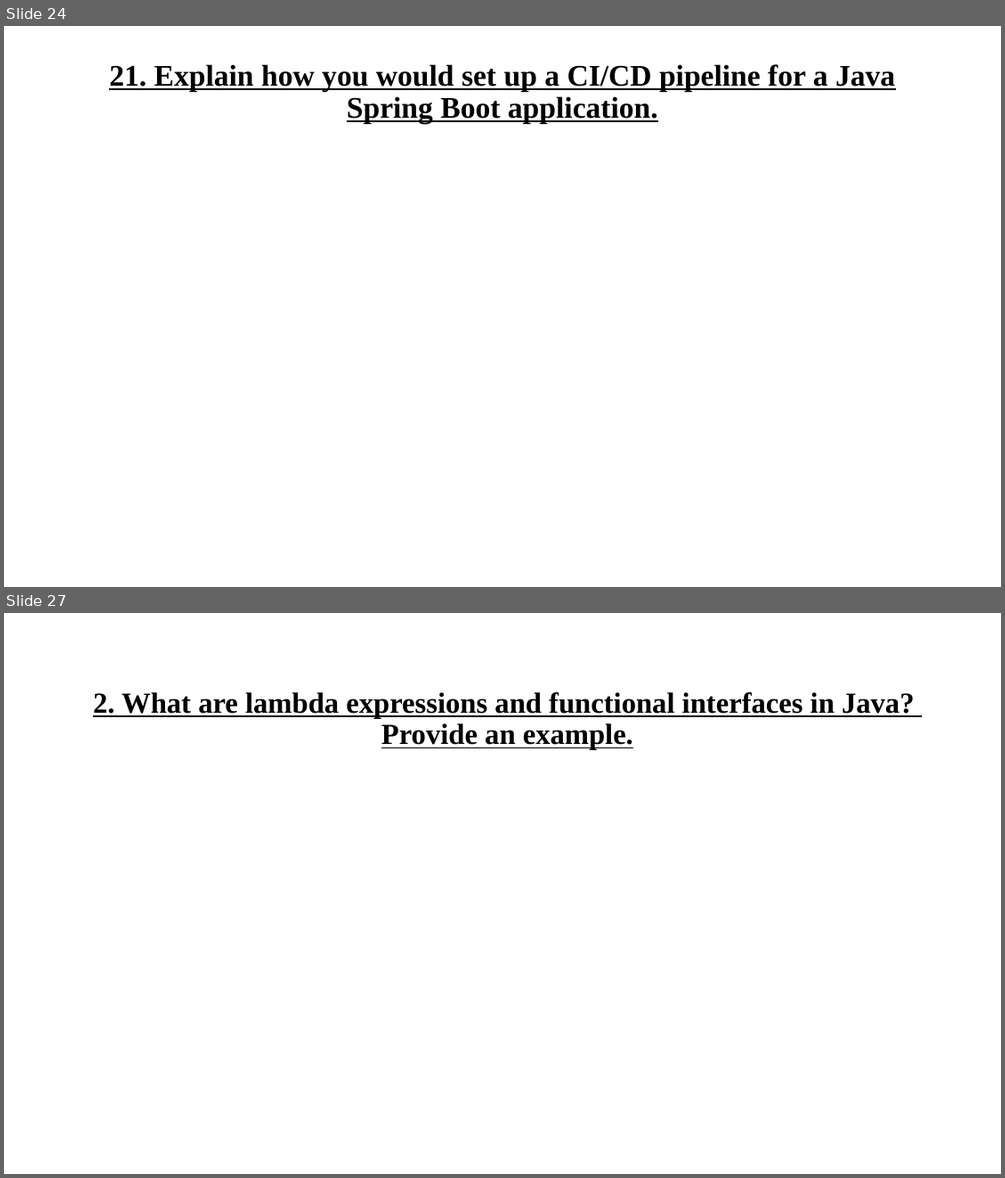
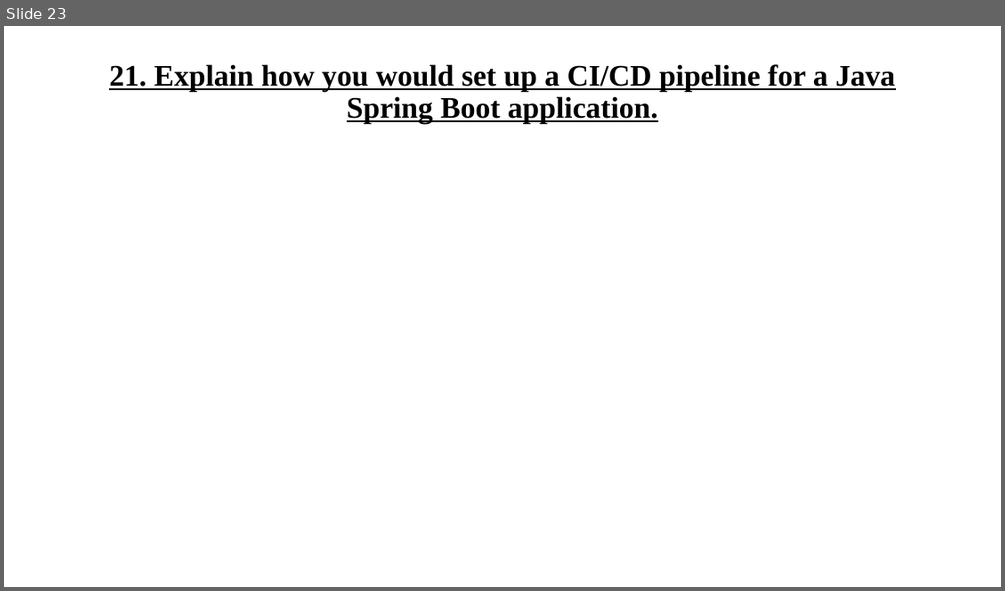
Before and after one commit to codefarm0/interview-preparation, a slide deck: Java-Backend-Developer-Mock-Interviews/mock1/Java Backend Developer Mock Interviews.pptx. Shown one above the other, each under a label of ours: slides 24 and 27 before the commit, slide 23 after it; the slides between them are not shown. The pictures are 1005x1178 and 1005x591 pixels, drawn with LibreOffice and Linux fonts; fonts in the diff are those of the drawing. Boxes give left, top, right and bottom in pixels: in the first picture for what was removed or moved away, otherwise in the second. Text is boxed around its words. In the diff, an @@ line names an element or a change of style, - is before the commit and + after.

```diff
--- a/Java-Backend-Developer-Mock-Interviews/mock1/Java Backend Developer Mock Interviews.pptx
+++ b/Java-Backend-Developer-Mock-Interviews/mock1/Java Backend Developer Mock Interviews.pptx
@@ slide 27 removed at [4,613,1001,1174], background #FFFFFF @@
@@ title removed at [93,692,914,750] @@
-2. What are lambda expressions and functional interfaces in Java?
-Provide an example.
@@ what was slide 24 is now slide 23 @@
```
Also in this commit, not shown: 2 slides changed, 10 other slides removed, 25 other files.
